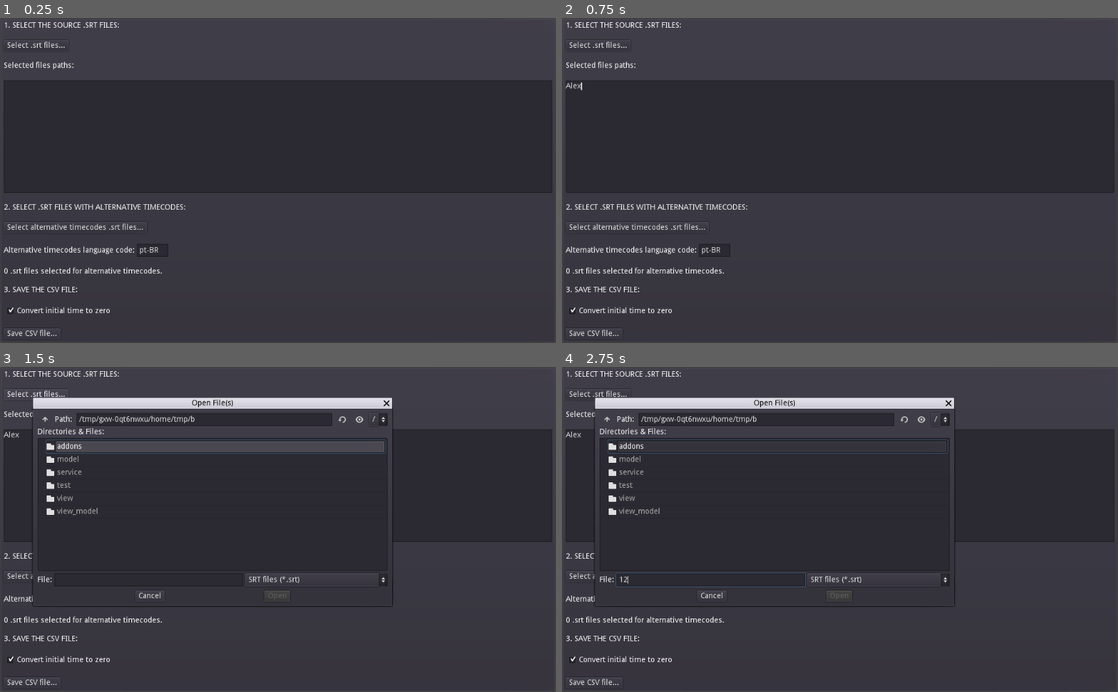
Above: before the commit, frames 1-4 (two rows, left to right).
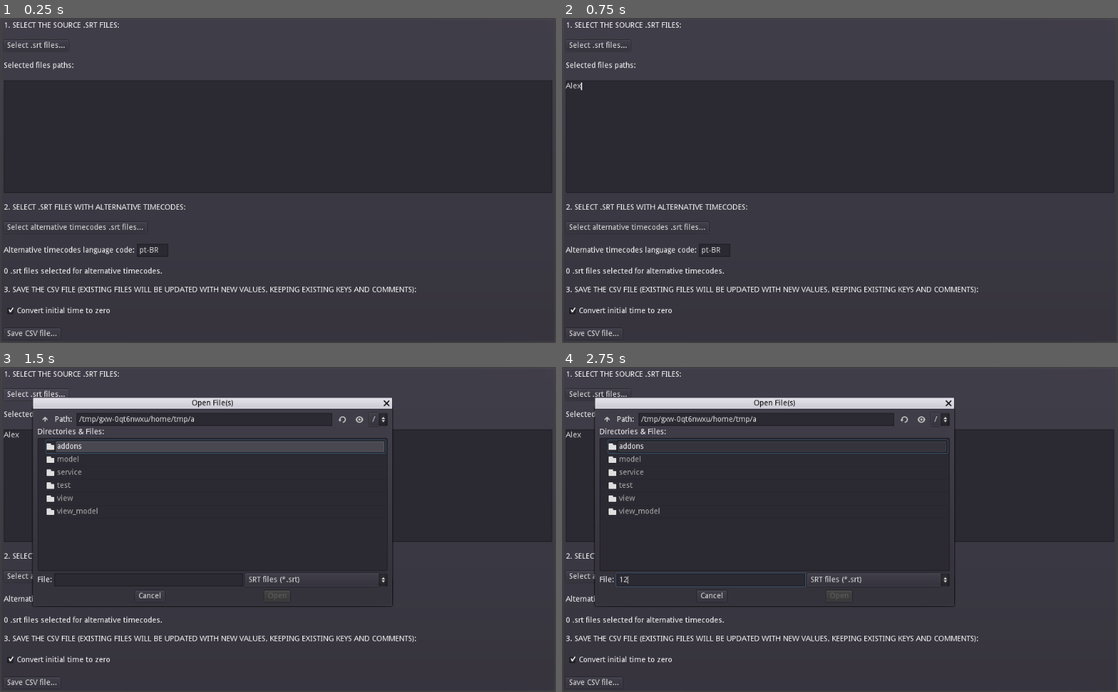
Above: after the commit, the same moments.

Repository: Loomiarts/SRT2CSV
Game: Godot game, scene res://view/main_view.tscn
Two runs of this game, one before a commit and one after it. Both use one fixed random seed, a clock stepped at 60 frames per second and the inputs below.
Inputs (mouse positions are in pixels of both pictures, inside the frame that each line leads up to):
- Up to frame 1 (0.25 s): no input
- Up to frame 2 (0.75 s): click (840, 135) at 0.52 s; type "Alex" at 0.6 s
- Up to frame 3 (1.5 s): click "Select .srt files..." at 1.25 s
- Up to frame 4 (2.75 s): click (712, 581) at 2.02 s; type "12" at 2.1 s

The runs differ from the first frame. In frame 1, 0.5% of the frame differs, in the area x 13-75%, y 82-85%; in frame 2, 0.5%; in frame 3, 0.5%, in the area x 13-75%, y 14-85%; in frame 4, 0.5%.

Commit message:
Fixed the broken CSV file loading.

Diff:
--- a/service/subtitle_service.gd
+++ b/service/subtitle_service.gd
@@ -24,10 +24,10 @@
 	var file = File.new()
 	var open_status = file.open(file_path, File.READ)
 	if open_status == OK:
-		var line = file.get_csv_line()
-		while line != null:
+		var line = Array(file.get_csv_line())
+		while line.size() > 0 and line != [""]:
 			result.add_row(line)
-			line = file.get_csv_line()
+			line = Array(file.get_csv_line())
 	file.close()
 	return result
 
--- a/view/main_view.tscn
+++ b/view/main_view.tscn
@@ -96,7 +96,7 @@
 margin_top = 488.0
 margin_right = 1010.0
 margin_bottom = 502.0
-text = "3. Save the CSV file:"
+text = "3. Save the CSV file (existing files will be updated with new values, keeping existing keys and comments):"
 uppercase = true
 
 [node name="ConvertInitialTimeToZeroCheckBox" type="CheckBox" parent="PanelContainer/VBox"]
